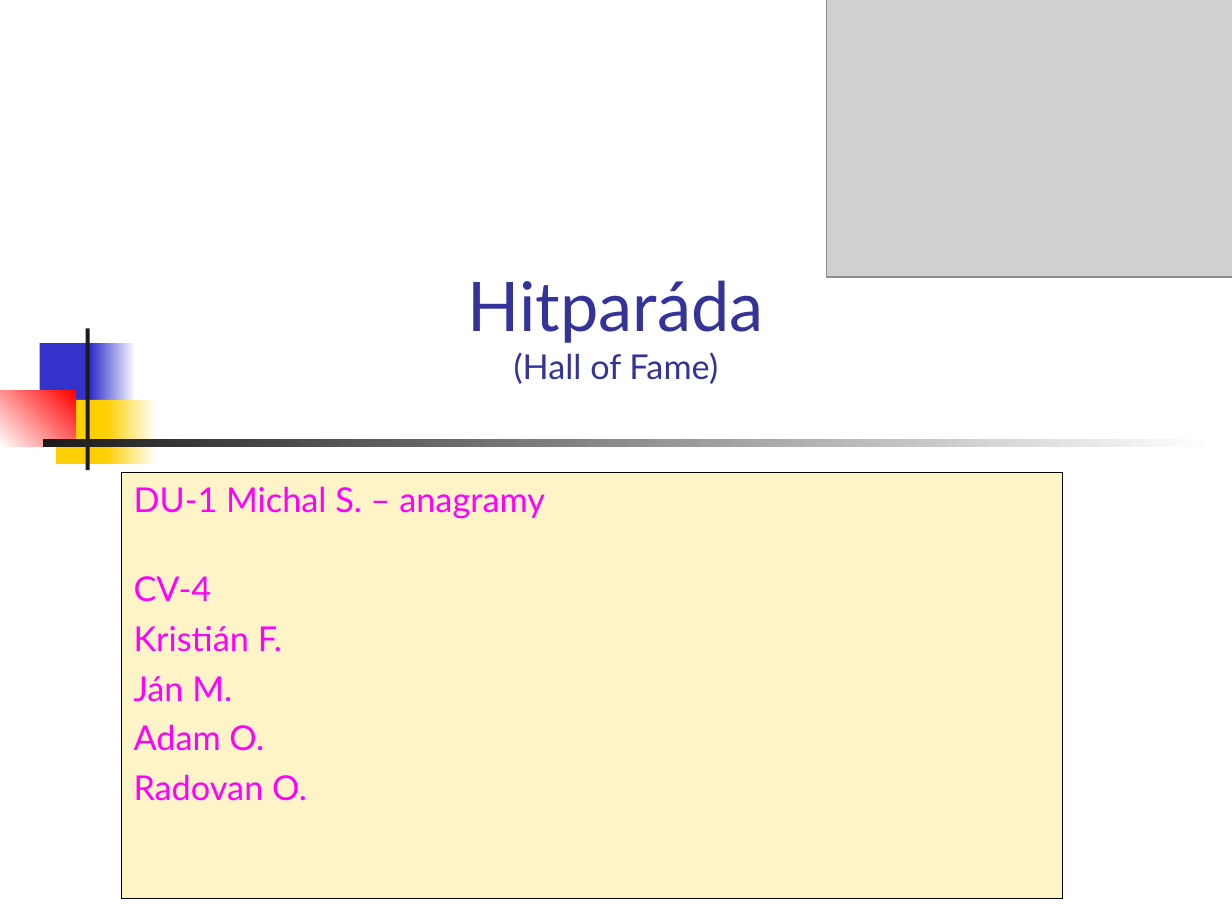
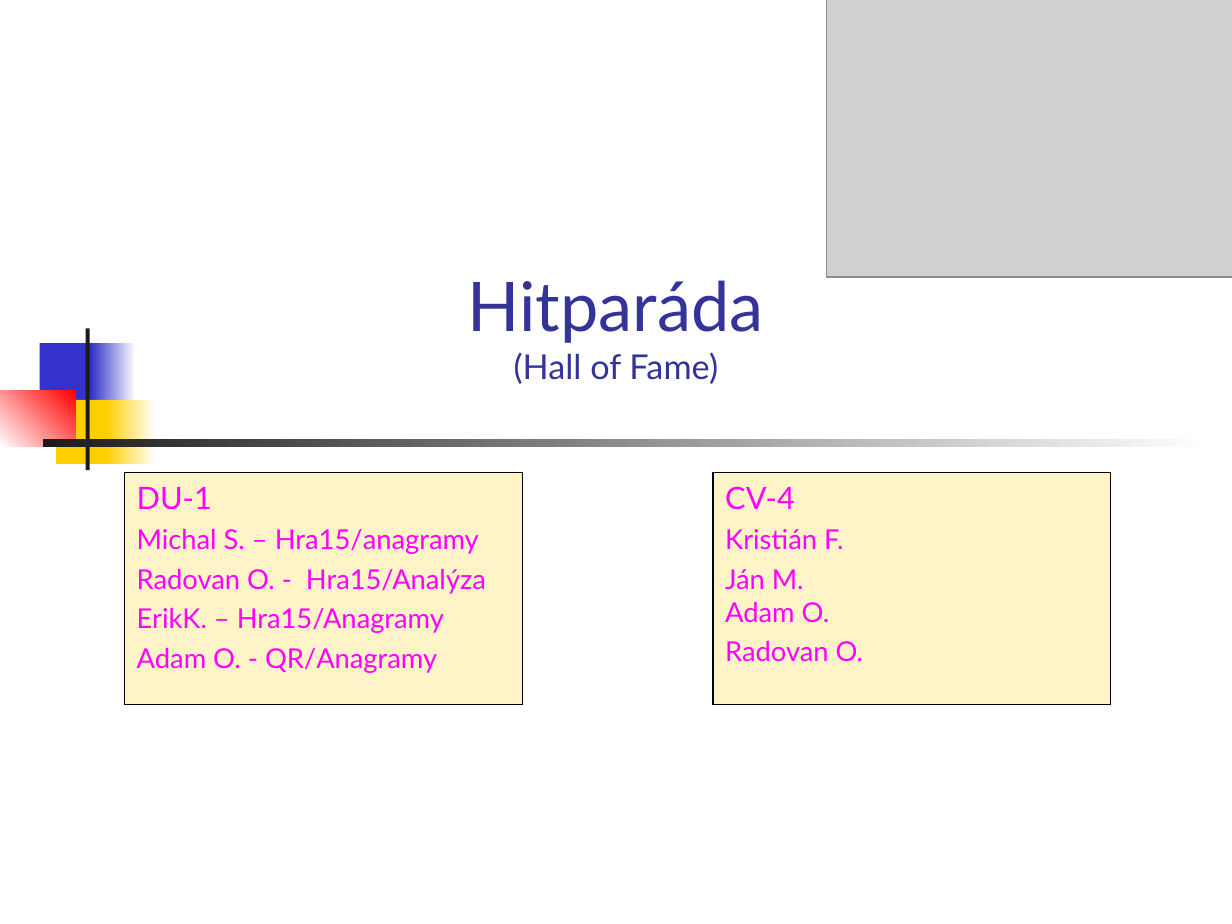
Before and after one commit to vmandro/Prednasky, a slide deck: slide 2 of 04/04_Android.ppt. Drawn at 1232x924 pixels with LibreOffice and Linux fonts; fonts in the diff are those of the drawing; grey boxes stand for pictures. Boxes give left, top, right and bottom in pixels: in the first picture for what was removed or moved away, otherwise in the second. Text is boxed around its words. In the diff, an @@ line names an element or a change of style, - is before the commit and + after.

```diff
--- a/04/04_Android.ppt
+++ b/04/04_Android.ppt
@@ subtitle "DU-1": place and size @@
-subtitle "DU-1" at (121, 472, 1062, 898)
+subtitle "DU-1" at (124, 472, 522, 705)
@@ rectangle added at (713, 472, 1111, 705), fill #FFF4C8, outline #000000 0.74 pt, 16 pt, text #FF00FF @@
+CV-4
+Kristián F.
+Ján M.
+Adam O.
+Radovan O.
@@ subtitle at (137, 487, 486, 673): text changed; size 20 to 16 pt @@
-DU-1 Michal S. – anagramy
-CV-4
-Kristián F.
-Ján M.
-Adam O.
-Radovan O.
+DU-1
+Michal S. – Hra15/anagramy
+Radovan O. - Hra15/Analýza
+ErikK. – Hra15/Anagramy
+Adam O. - QR/Anagramy
```
Also in this commit, not shown: 19 other slides changed, 8 slides added, 3 other files.
